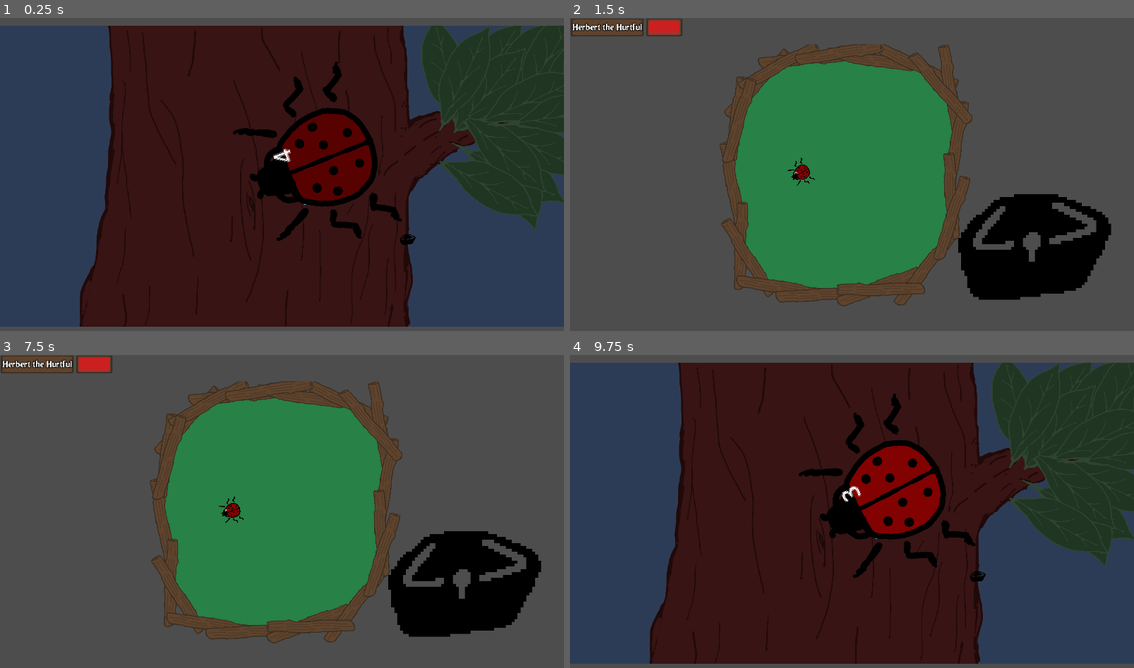
Above: before the commit, frames 1-4 (two rows, left to right).
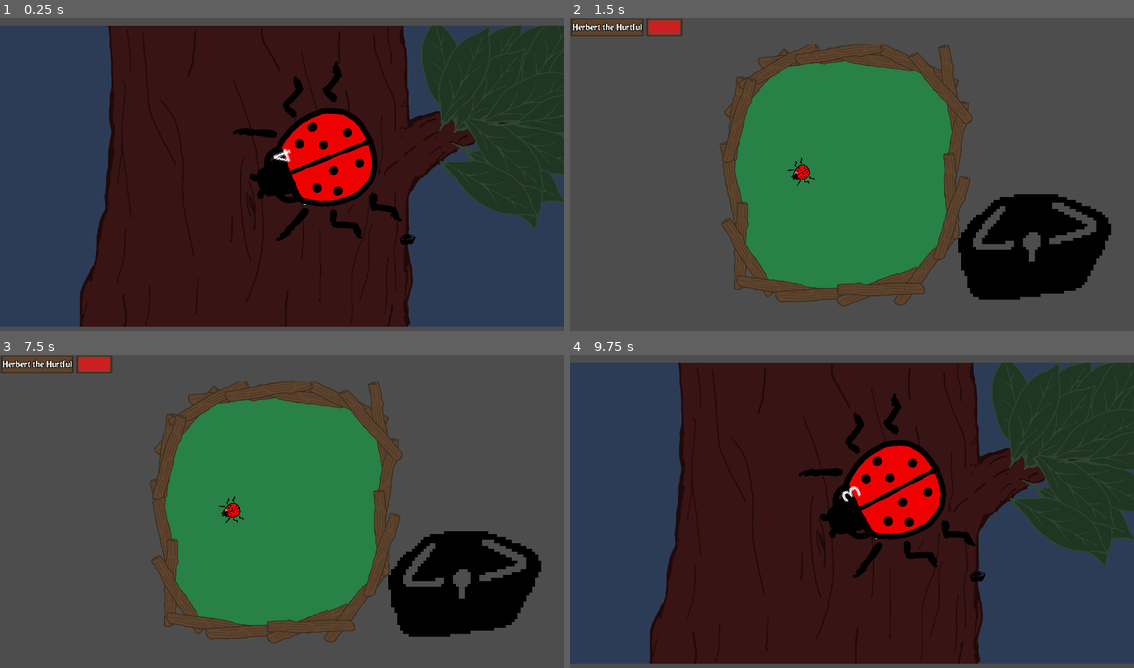
Above: after the commit, the same moments.

Repository: YewChian/BeetleArena
Game: Godot game, scene res://Events/free_beetle_event.tscn
The game is run twice, just before and just after one commit, with the same random seed, the same clock (stepped at 60 frames per second) and the same inputs. This scene is started directly instead of the project's main scene.
Inputs (mouse positions are in pixels of both pictures, inside the frame that each line leads up to):
- Up to frame 1 (0.25 s): no input
- Up to frame 2 (1.5 s): click (976, 240) at 0.5 s; click (784, 215) at 1.25 s
- Up to frame 3 (7.5 s): click (462, 596) at 2 s; click (287, 549) at 2.75 s; click (355, 549) at 3.5 s; click (208, 489) at 4.25 s; click (259, 611) at 5 s; click (276, 489) at 5.75 s; click (349, 489) at 6.5 s; click (242, 430) at 7.25 s
- Up to frame 4 (9.75 s): click (1032, 596) at 8 s; click (897, 433) at 8.75 s; click (773, 370) at 9.5 s

The runs differ from the first frame. In frame 1, 2.9% of the frame differs, in the area x 50-66%, y 30-60%; in frame 2, less than 0.1%; in frame 3, less than 0.1%; in frame 4, 2.9%.

Commit message:
added some lineedit for name

Diff:
--- a/Carapace/Carapace.gd
+++ b/Carapace/Carapace.gd
@@ -5,6 +5,7 @@
 
 var left_leg_attachment_vector
 var WallDetector_carapace_attachment_vector
+
 
 func _ready():
 	initialise_stats()
@@ -30,3 +31,11 @@
 func disable_hurtbox():
 	$Hurtbox.queue_free()
 	remove_child($Hurtbox)
+
+
+func _on_hurtbox_input_event(viewport: Node, event: InputEvent, shape_idx: int) -> void:
+	if get_tree().current_scene.name == "FreeBeetleEvent":
+		if event is InputEventMouseButton and event.pressed:
+			var carapace_owner = get_parent().get_parent()
+			print(carapace_owner)
+			await get_tree().current_scene.get_free_beetle(carapace_owner)
--- a/Carapace/Carapace.tscn
+++ b/Carapace/Carapace.tscn
@@ -1,4 +1,6 @@
-[gd_scene load_steps=4 format=3 uid="uid://byvbd0l1bw2eh"]
+[gd_scene load_steps=5 format=3 uid="uid://byvbd0l1bw2eh"]
+
+[ext_resource type="Script" path="res://Carapace/Carapace.gd" id="1_v0bwk"]
 
 [sub_resource type="Animation" id="Animation_dyxqg"]
 length = 0.001
@@ -40,6 +42,7 @@
 [node name="Carapace" type="CharacterBody2D"]
 collision_layer = 2
 collision_mask = 3
+script = ExtResource("1_v0bwk")
 
 [node name="Sprite2D" type="Sprite2D" parent="."]
 
@@ -56,4 +59,4 @@
 "": SubResource("AnimationLibrary_wbdsb")
 }
 
-[connection signal="area_entered" from="Hurtbox" to="." method="_on_hurtbox_area_entered"]
+[connection signal="input_event" from="Hurtbox" to="." method="_on_hurtbox_input_event"]
--- a/Events/FreeBeetleEvent.gd
+++ b/Events/FreeBeetleEvent.gd
@@ -47,9 +47,21 @@
 
 func minigame_over():
 	%MinigameOverLabel.visible = true
+	%MinigameOverLabel.text = "Damn... why didn't you click the beetle...."
 	await get_tree().create_timer(3).timeout
 	get_tree().change_scene_to_file("res://Map.tscn")
 
 
+func get_free_beetle(new_beetle: Object):
+	%MinigameOverUI.visible = true
+	%MinigameOverLabel.text = "YOU GOT A " + str(new_beetle) + "!!! show glowy animation and beetle here!!!"
+
+
 func _on_game_over_yo_area_entered(area):
 	minigame_over()
+
+
+func _on_map_button_pressed() -> void:
+	var beetle_nickname = %NameLineEdit.text
+	printerr("need to add beetle to inventory")
+	get_tree().change_scene_to_file("res://Map.tscn")
--- a/Events/free_beetle_event.tscn
+++ b/Events/free_beetle_event.tscn
@@ -19,6 +19,7 @@
 offset_top = 18.0
 offset_right = 39.0
 offset_bottom = 18.0
+mouse_filter = 2
 theme = ExtResource("1_kkdcy")
 script = ExtResource("1_fgsk1")
 
@@ -40,20 +41,6 @@
 grow_horizontal = 2
 grow_vertical = 2
 texture = ExtResource("2_3j4ua")
-
-[node name="MinigameOverLabel" type="Label" parent="."]
-unique_name_in_owner = true
-visible = false
-layout_mode = 1
-anchors_preset = 12
-anchor_top = 1.0
-anchor_right = 1.0
-anchor_bottom = 1.0
-offset_top = -23.0
-grow_horizontal = 2
-grow_vertical = 0
-theme_override_font_sizes/font_size = 48
-text = "Damn... why didn't you click the beetle...."
 
 [node name="Camera2D" type="Camera2D" parent="."]
 scale = Vector2(0.5, 0.5)
@@ -92,4 +79,40 @@
 position = Vector2(53, 771)
 shape = SubResource("RectangleShape2D_mle3w")
 
+[node name="CanvasLayer" type="CanvasLayer" parent="."]
+
+[node name="MinigameOverUI" type="VBoxContainer" parent="CanvasLayer"]
+unique_name_in_owner = true
+visible = false
+anchors_preset = 15
+anchor_right = 1.0
+anchor_bottom = 1.0
+grow_horizontal = 2
+grow_vertical = 2
+theme = ExtResource("1_kkdcy")
+
+[node name="MinigameOverLabel" type="Label" parent="CanvasLayer/MinigameOverUI"]
+unique_name_in_owner = true
+layout_mode = 2
+size_flags_horizontal = 3
+size_flags_vertical = 3
+theme_override_font_sizes/font_size = 48
+text = "Damn... why didn't you click the beetle...."
+horizontal_alignment = 1
+vertical_alignment = 1
+
+[node name="NameLineEdit" type="LineEdit" parent="CanvasLayer/MinigameOverUI"]
+unique_name_in_owner = true
+layout_mode = 2
+size_flags_horizontal = 3
+size_flags_vertical = 3
+placeholder_text = "Enter name here"
+alignment = 1
+
+[node name="MapButton" type="Button" parent="CanvasLayer/MinigameOverUI"]
+layout_mode = 2
+size_flags_vertical = 3
+text = "Confirm and return to map"
+
 [connection signal="area_entered" from="GameOverYo" to="." method="_on_game_over_yo_area_entered"]
+[connection signal="pressed" from="CanvasLayer/MinigameOverUI/MapButton" to="." method="_on_map_button_pressed"]
--- a/project.godot
+++ b/project.godot
@@ -21,11 +21,6 @@
 Inventory="*res://Singletons/Inventory.gd"
 GroupsNTiers="*res://Singletons/GroupsNTiers.gd"
 ArenaInfo="*res://Singletons/ArenaInfo.gd"
-
-[display]
-
-window/size/viewport_width=1920
-window/size/viewport_height=1080
 
 [display]
 
